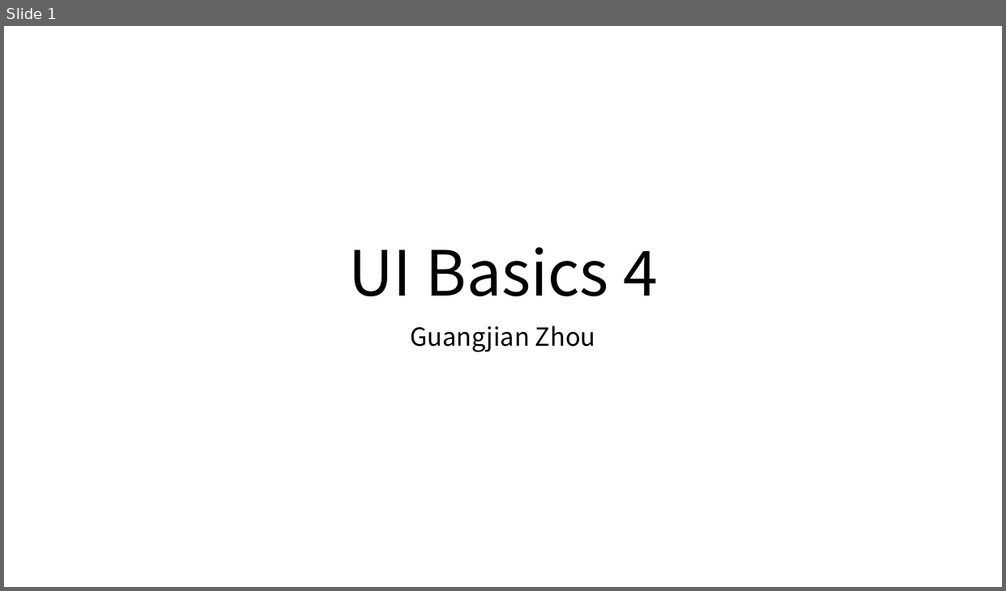
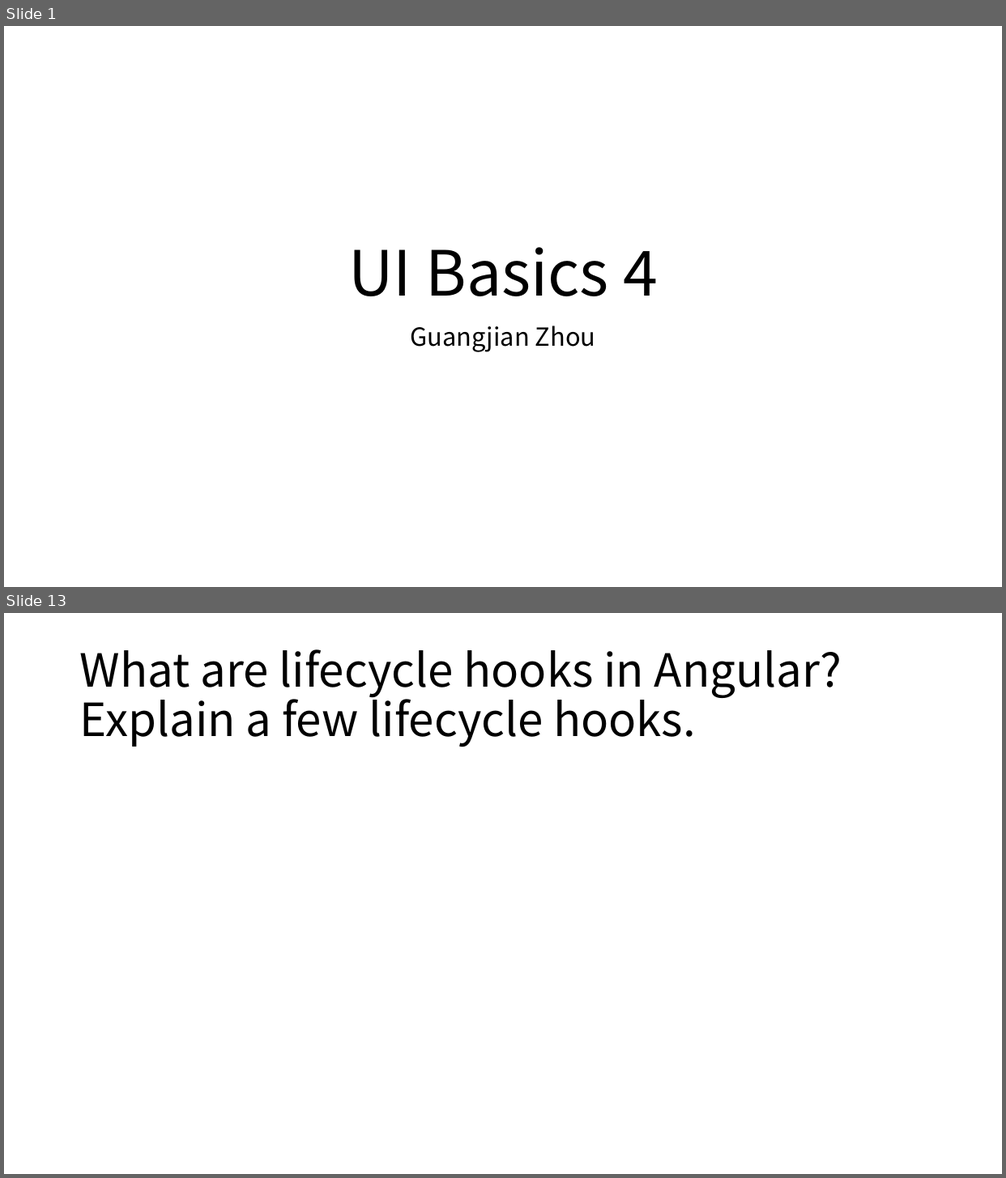
Before and after one commit to Marvioo/Cogent, a slide deck: Java Basics/UI Basics 4.pptx. Shown one above the other, each under a label of ours: slide 1 before the commit, slides 1 and 13 after it; the slides between them are not shown. The pictures are 1006x591 and 1006x1178 pixels, drawn with LibreOffice and Linux fonts; fonts in the diff are those of the drawing. Boxes give left, top, right and bottom in pixels: in the first picture for what was removed or moved away, otherwise in the second. Text is boxed around its words. In the diff, an @@ line names an element or a change of style, - is before the commit and + after.

```diff
--- a/Java Basics/UI Basics 4.pptx
+++ b/Java Basics/UI Basics 4.pptx
@@ slide 13 added at bbox=[4, 613, 1002, 1174], background #FFFFFF @@
@@ title added at bbox=[80, 649, 842, 747], 44 pt, text #000000 @@
+What are lifecycle hooks in Angular? Explain a few lifecycle hooks.
```
Also in this commit, not shown: 16 other slides added.
